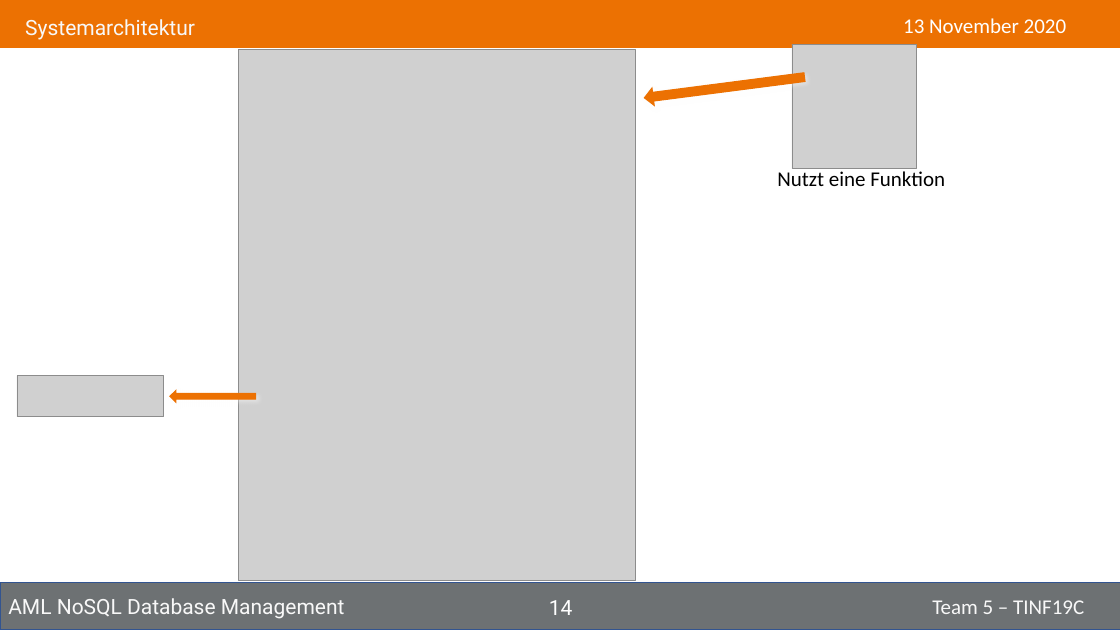
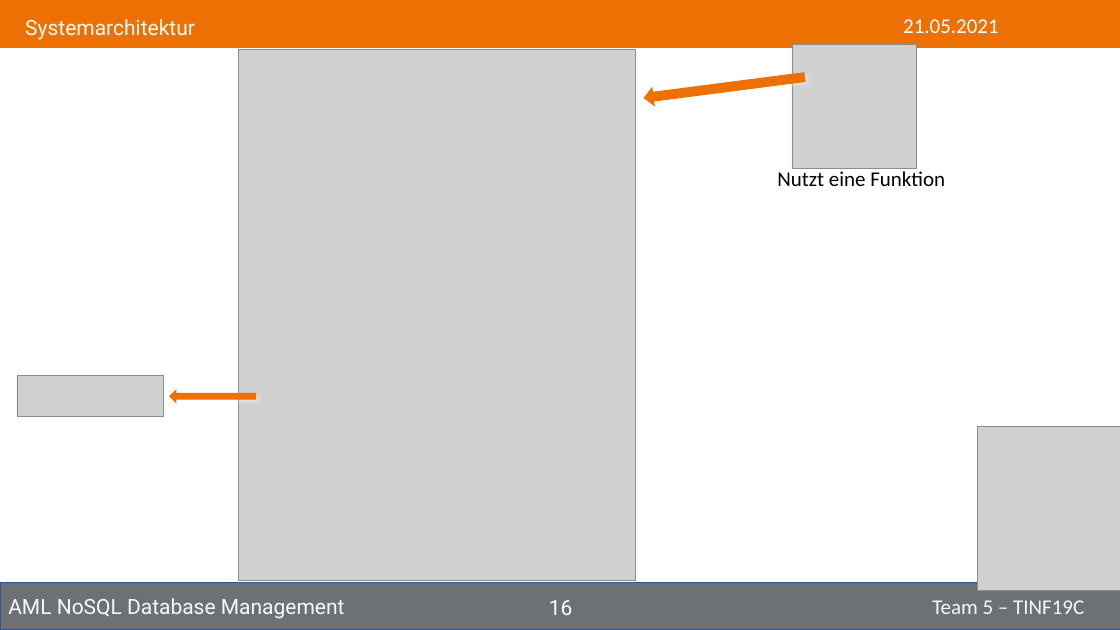
Before and after one commit to NurNils/aml-nosql-database-management, a slide deck: slide 16 of PROJECT/Presentation/Tinf19C_Team5_Presentation.pptx (slide 14 before the commit). Drawn at 1120x630 pixels with LibreOffice and Linux fonts; fonts in the diff are those of the drawing; grey boxes stand for pictures. Boxes give left, top, right and bottom in pixels: in the first picture for what was removed or moved away, otherwise in the second. Text is boxed around its words. In the diff, an @@ line names an element or a change of style, - is before the commit and + after.

```diff
--- a/PROJECT/Presentation/Tinf19C_Team5_Presentation.pptx
+++ b/PROJECT/Presentation/Tinf19C_Team5_Presentation.pptx
@@ text at (903,19,999,33): text changed @@
-13 November 2020
+21.05.2021
@@ picture added at (978,427,1120,591) @@
@@ page number at (549,600,573,615): text changed @@
-14
+16
```
Also in this commit, not shown: 16 other slides changed, 3 slides added, 1 slide removed, 1 other file.
